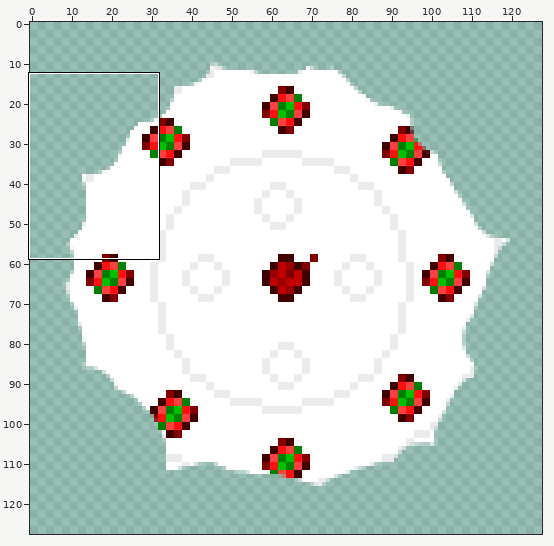
Edited in one commit: sprite sheet (Proyecto_Software_II.gmx/sprites/images/sprite1_2.png). The first picture is a wide view before the edit; the outline marks the close-up.
Close-up. First the earlier version:
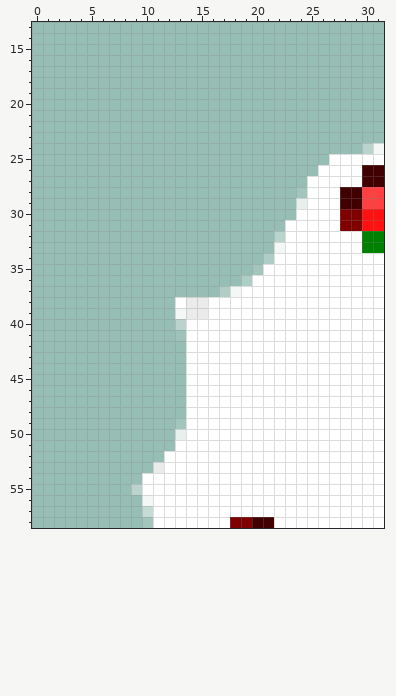
The file is 128x128 pixels. Pixels under 10% opacity are left out. Colours within 5 levels of each other are drawn and written as one. Shown: x 0..31, y 13..58. The commit also changed other parts of the picture, which this record leaves out.
After:
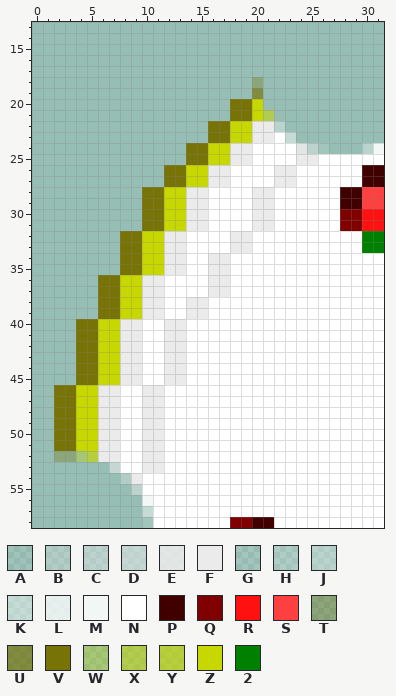
Palette (. is transparent): A #ebebeb1c  B #ebebeb55  C #ebebeb71  D #ebebeb8e  E #ebebebe3  F #ebebeb  G #ffffff1c  H #ffffff39  J #ffffff55  K #ffffff71  L #ffffffc6  M #ffffffe3  N #ffffff  P #400000  Q #800000  R #ff1111  S #ff4040  T #78730755  U #787307aa  V #787307  W #c7d70055  X #c7d7008e  Y #c7d700aa  Z #c7d700  2 #008000
From old to new:
Changed rows in their new state; - is an unchanged pixel.
first column x 2:
18 ------------------T------
19 ------------------U------
20 ----------------VVZ------
21 ----------------VVZX-----
22 --------------VVZZFFJ----
23 --------------VVZZFFNK---
24 ------------VVZZFFNNNNECG
25 ------------VVZZFFNNNNFFN
26 ----------VVZZFFNNNNFFNN-
27 ----------VVZZFFNNNNFFN--
28 --------VVZZFFNNNNFFNNN--
29 --------VVZZFFNNNNFFNNN--
30 --------VVZZFFNNNNFFNN---
31 --------VVZZFFNNNNFFN----
32 ------VVZZFFNNNNFFNNN----
33 ------VVZZFFNNNNFFNNN----
34 ------VVZZFFNNFFNNNN-----
35 ------VVZZFFNNFFNNN------
36 ----VVZZFFNNNNFFNN-------
37 ----VVZZFFNNNNFFN--------
38 ----VVZZFFN--------------
39 ----VVZZFFNN-------------
40 --VVZZFFNNFF-------------
41 --VVZZFFNNFF-------------
42 --VVZZFFNNFF-------------
43 --VVZZFFNNFF-------------
44 --VVZZFFNNFF-------------
45 --VVZZFFNNFF-------------
46 VVZZFFNNFFNN-------------
47 VVZZFFNNFFNN-------------
48 VVZZFFNNFFNN-------------
49 VVZZFFNNFFNN-------------
50 VVZZFFNNFFNN-------------
51 VVZZFFNNFFN--------------
52 TTWYFFNNFF---------------
53 -----DNNF----------------
54 ------BF-----------------
